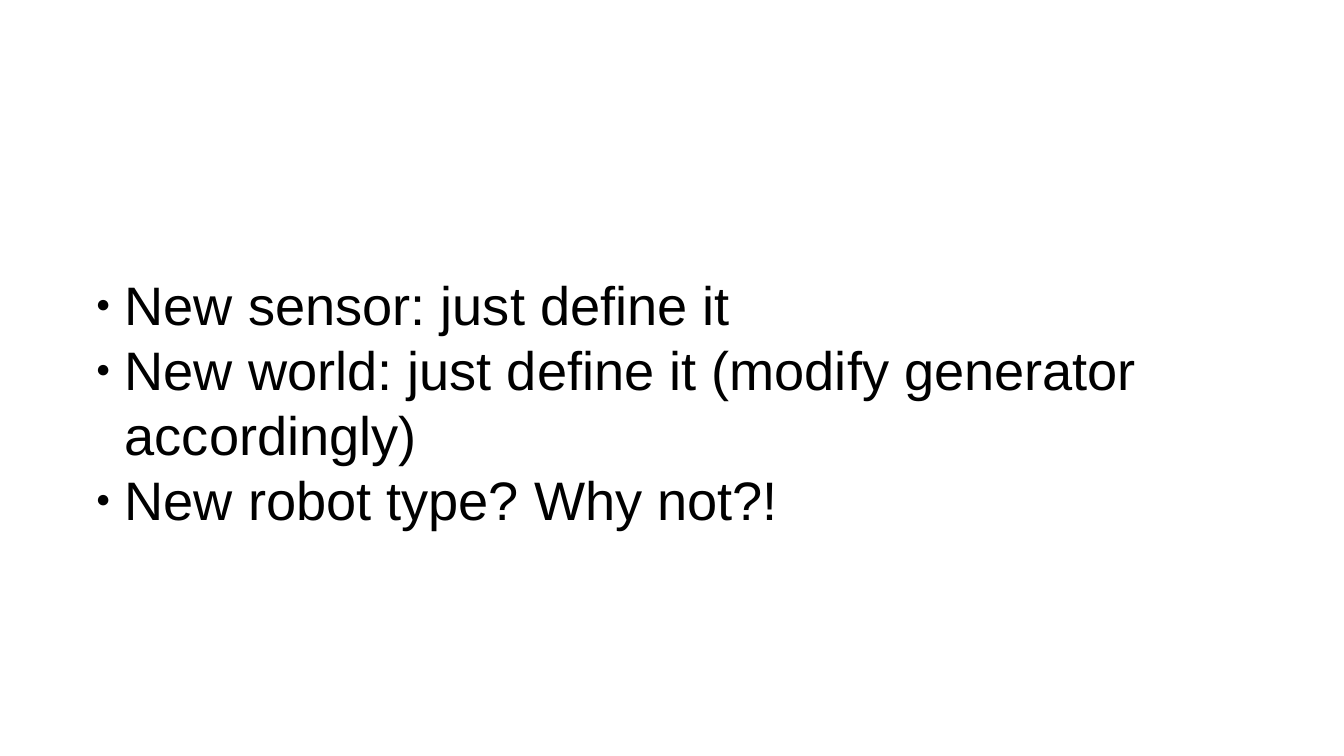
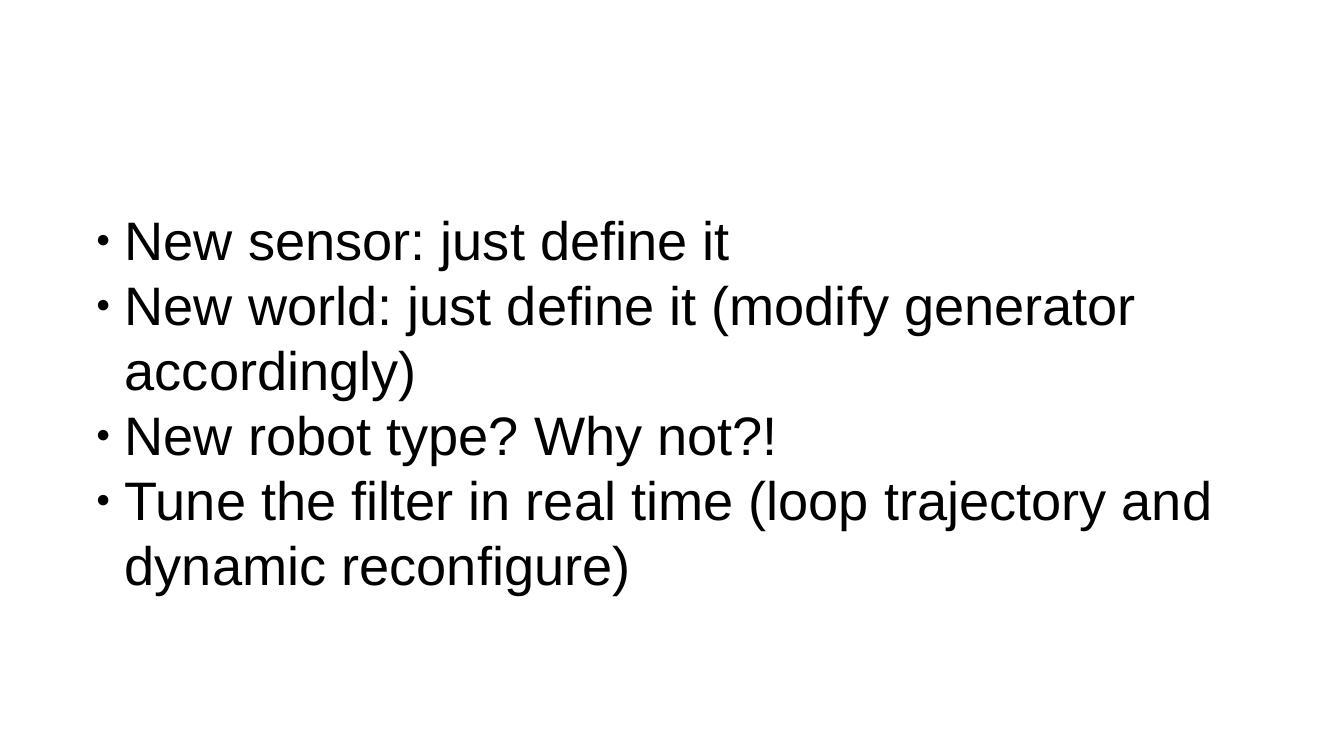
Before and after one commit to aGotelli/Projet1, a slide deck: slide 11 of slides/presentation.odp (slide 7 before the commit). Drawn at 1344x756 pixels with LibreOffice and Linux fonts; fonts in the diff are those of the drawing; background and template pictures are left out. Boxes give left, top, right and bottom in pixels: in the first picture for what was removed or moved away, otherwise in the second. Text is boxed around its words. In the diff, an @@ line names an element or a change of style, - is before the commit and + after.

```diff
--- a/slides/presentation.odp
+++ b/slides/presentation.odp
@@ text at (125,220,1136,465): indent changed @@
@@ text at (125,480,1212,595): paragraph added @@
+  ● Tune the filter in real time (loop trajectory and dynamic reconfigure)
```
Also in this commit, not shown: 5 other slides changed, 5 slides added, 2 slides removed.
